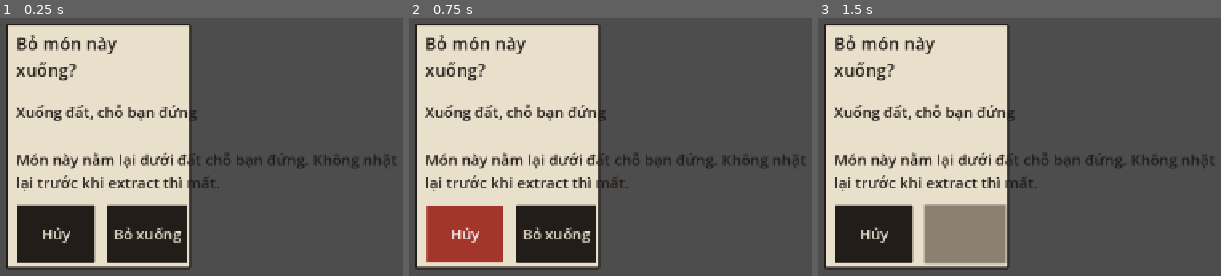
Above: before the commit, frames 1-3 (left to right).
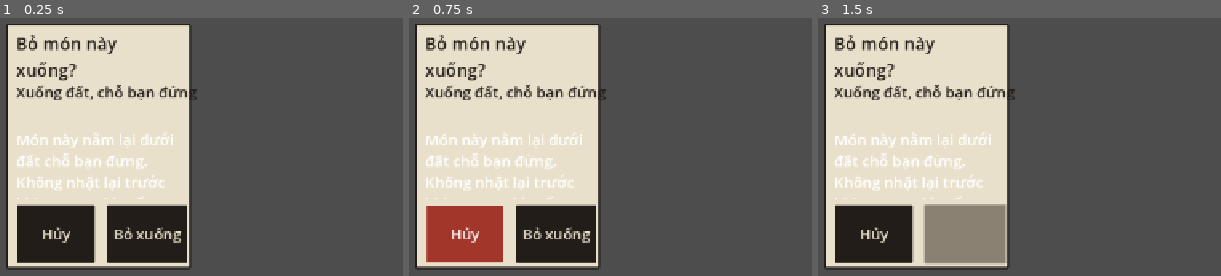
Above: after the commit, the same moments.

Repository: hieuphung41/game-shit
Game: Godot game, scene res://src/ui/confirm/inventory_confirm_panel.tscn
The game is run twice, just before and just after one commit, with the same random seed, the same clock (stepped at 60 frames per second) and the same inputs. This scene is started directly instead of the project's main scene.
Inputs:
- Up to frame 1 (0.25 s): no input
- Up to frame 2 (0.75 s): click "Hủy" at 0.5 s
- Up to frame 3 (1.5 s): click "Bỏ xuống" at 1.25 s

The runs differ from the first frame. In frame 1, 6.0% of the frame differs, in the area x 3-99%, y 25-71%; in frame 2, 6.0%; in frame 3, 6.0%.

Commit message:
WIP TASK-20261107-100 (blocked) — not reviewed

Diff:
--- a/game/i18n/strings.csv
+++ b/game/i18n/strings.csv
@@ -207,6 +207,7 @@
 INVENTORY_BUTTON_WITHDRAW,Rút
 INVENTORY_CONFIRM_TARGET_GROUND,"Xuống đất, chỗ bạn đứng"
 INVENTORY_CONFIRM_TARGET_BACKPACK,"Vào ba lô, ô có khung"
+INVENTORY_CONFIRM_TARGET_BACKPACK_ANCHOR,"Vào ba lô, ô {column},{row}"
 INVENTORY_SEAL_LABEL_UNSEALED,không niêm
 INVENTORY_SEAL_LABEL_NOT_EXTRACTED,chưa extract · vật chứng
 INVENTORY_CONFIRM_WITHDRAW_EVIDENCE_BODY,"Manifest R-17 vẫn là vật chứng: không mất hẳn, vẫn gọi được thuyền, nhưng chưa extract."
--- a/game/src/ui/common/inventory_grid_widget.gd
+++ b/game/src/ui/common/inventory_grid_widget.gd
@@ -24,6 +24,8 @@
 var touch_preview_cells: Array[Vector2i] = []
 var touch_preview_ok := false
 var touch_preview_edge_direction := Vector2i.ZERO
+var pending_source_uid := 0
+var pending_source_kind: StringName = &""
 
 var _grid: InventoryGrid
 var _cells: Dictionary = {}
@@ -90,6 +92,22 @@
 				else:
 					_record_touch_preview_edge(cell)
 	error_cells = result.blocking_cells.duplicate()
+	_render()
+
+
+## A pending O5 action leaves its source visibly distinct without mutating the
+## inventory. The owning dock clears this as soon as O5 closes or commits.
+func show_pending_source(uid: int, kind: StringName) -> void:
+	pending_source_uid = uid
+	pending_source_kind = kind
+	_render()
+
+
+func clear_pending_source() -> void:
+	if pending_source_uid == 0 and pending_source_kind.is_empty():
+		return
+	pending_source_uid = 0
+	pending_source_kind = &""
 	_render()
 
 
@@ -149,6 +167,9 @@
 			_cells[anchor] = cell
 	for item: ItemInstance in _grid.all_items():
 		_add_item(item, cell_size)
+	var pending_item := _grid.items.get(pending_source_uid) as ItemInstance
+	if pending_item != null:
+		_add_pending_source_overlay(pending_item, cell_size)
 	_add_touch_preview_edge_indicator(cell_size)
 
 
@@ -231,9 +252,70 @@
 		button.add_theme_color_override("font_color", UiTheme.STAMP_RED)
 	if grid_kind == RetrieverInventory.NOTARY_BOX:
 		button.text += "\n" + _seal_label(item.uid)
+	if item.uid == pending_source_uid:
+		button.text = _pending_source_cue() + button.text
 	button.pressed.connect(press_item.bind(item.uid))
 	add_child(button)
 	_items[item.uid] = button
+
+
+## O5 keeps the source item in place until the user confirms. A separate
+## overlay, added after item buttons, makes that pending state legible for every
+## occupied source cell instead of relying on the button's text prefix alone.
+func _add_pending_source_overlay(item: ItemInstance, cell_size: float) -> void:
+	var overlay := Control.new()
+	overlay.name = "PendingSourceOverlay_%d" % item.uid
+	overlay.position = Vector2(item.anchor.x * cell_size, item.anchor.y * cell_size)
+	var footprint := item.effective_size()
+	overlay.size = Vector2(footprint.x * cell_size, footprint.y * cell_size)
+	overlay.mouse_filter = Control.MOUSE_FILTER_IGNORE
+	for y in footprint.y:
+		for x in footprint.x:
+			var cell := Control.new()
+			cell.name = "Cell_%d_%d" % [x, y]
+			cell.position = Vector2(x * cell_size, y * cell_size)
+			cell.size = Vector2(cell_size, cell_size)
+			cell.mouse_filter = Control.MOUSE_FILTER_IGNORE
+			_add_pending_source_border(cell, cell_size)
+			var cue := Label.new()
+			cue.name = "PendingSourceCue"
+			cue.text = "↓" if pending_source_kind == &"drop" else "🔓"
+			cue.horizontal_alignment = HORIZONTAL_ALIGNMENT_CENTER
+			cue.vertical_alignment = VERTICAL_ALIGNMENT_CENTER
+			cue.size = Vector2(cell_size, cell_size)
+			cue.mouse_filter = Control.MOUSE_FILTER_IGNORE
+			cue.add_theme_font_size_override("font_size", max(24, int(28 * cell_scale)))
+			cue.add_theme_color_override("font_color", UiTheme.STAMP_RED)
+			cell.add_child(cue)
+			overlay.add_child(cell)
+	add_child(overlay)
+
+
+func _add_pending_source_border(cell: Control, cell_size: float) -> void:
+	var inset := 4.0
+	var horizontal_size := Vector2(cell_size - inset * 2.0, 24.0)
+	_add_pending_border_label(cell, "TopDottedBorder", "┄┄┄", Vector2(inset, 0), horizontal_size)
+	_add_pending_border_label(cell, "BottomDottedBorder", "┄┄┄", Vector2(inset, cell_size - 24.0), horizontal_size)
+	_add_pending_border_label(cell, "LeftDottedBorder", "·\n·\n·", Vector2(0, 18), Vector2(24, cell_size - 36.0))
+	_add_pending_border_label(cell, "RightDottedBorder", "·\n·\n·", Vector2(cell_size - 24.0, 18), Vector2(24, cell_size - 36.0))
+
+
+func _add_pending_border_label(parent: Control, node_name: String, value: String, at: Vector2, dimensions: Vector2) -> void:
+	var border := Label.new()
+	border.name = node_name
+	border.text = value
+	border.position = at
+	border.size = dimensions
+	border.horizontal_alignment = HORIZONTAL_ALIGNMENT_CENTER
+	border.vertical_alignment = VERTICAL_ALIGNMENT_CENTER
+	border.mouse_filter = Control.MOUSE_FILTER_IGNORE
+	border.add_theme_font_size_override("font_size", max(24, int(24 * cell_scale)))
+	border.add_theme_color_override("font_color", UiTheme.STAMP_RED)
+	parent.add_child(border)
+
+
+func _pending_source_cue() -> String:
+	return "┄↓ " if pending_source_kind == &"drop" else "┄🔓 "
 
 
 func _item_label(item: ItemInstance) -> String:
--- a/game/src/ui/confirm/inventory_confirm_panel.gd
+++ b/game/src/ui/confirm/inventory_confirm_panel.gd
@@ -10,6 +10,8 @@
 
 var _item: ItemInstance
 var _kind: StringName = &"drop"
+var _anchor := Vector2i.ZERO
+var _rotated := false
 var _opened_at_msec := 0
 var _confirmation_locked := false
 
@@ -19,9 +21,11 @@
 	_build()
 
 
-func configure(item: ItemInstance, kind: StringName) -> void:
+func configure(item: ItemInstance, kind: StringName, anchor: Vector2i = Vector2i.ZERO, rotated: bool = false) -> void:
 	_item = item
 	_kind = kind
+	_anchor = anchor
+	_rotated = rotated
 	if is_inside_tree():
 		_build()
 
@@ -61,29 +65,29 @@
 	var title_key: StringName = &"INVENTORY_CONFIRM_WITHDRAW_TITLE" if is_withdraw else &"INVENTORY_CONFIRM_DROP_TITLE"
 	var title := _label("Title", title_key, 28)
 	title.position = Vector2(16, 12)
-	title.size = Vector2(264, 64)
+	title.size = Vector2(264, 40)
 	title.autowrap_mode = TextServer.AUTOWRAP_WORD_SMART
 	panel.add_child(title)
 	var item_row := _static_label("ItemRow", _item_text(), 24)
-	item_row.position = Vector2(16, 80)
-	item_row.size = Vector2(264, 40)
+	item_row.position = Vector2(16, 56)
+	item_row.size = Vector2(264, 32)
 	item_row.autowrap_mode = TextServer.AUTOWRAP_WORD_SMART
 	panel.add_child(item_row)
-	var target_key: StringName = &"INVENTORY_CONFIRM_TARGET_BACKPACK" if is_withdraw else &"INVENTORY_CONFIRM_TARGET_GROUND"
-	var target := _label("TargetRow", target_key, 24)
-	target.position = Vector2(16, 124)
+	var target := _static_label("TargetRow", _target_text(is_withdraw), 24)
+	target.position = Vector2(16, 92)
 	target.size = Vector2(264, 32)
 	panel.add_child(target)
 	if is_withdraw:
 		var seal_change := _static_label("SealChange", _seal_change_text(), 24)
-		seal_change.position = Vector2(16, 156)
+		seal_change.position = Vector2(16, 128)
 		seal_change.size = Vector2(264, 32)
 		panel.add_child(seal_change)
 	var body_key := _body_key(is_withdraw)
-	var body := _label("Body", body_key, 24)
-	body.position = Vector2(16, 192)
-	body.size = Vector2(264, 88)
-	body.autowrap_mode = TextServer.AUTOWRAP_WORD_SMART
+	var body := _body_label("Body", body_key, 24)
+	# O5i reserves global y=352..464 for the complete consequence copy.
+	# The seal-change row sits above it, so withdraw does not reduce this space.
+	body.position = Vector2(16, 168)
+	body.size = Vector2(264, 112)
 	panel.add_child(body)
 	var cancel_button := _button("CancelButton", &"CONFIRM_BUTTON_CANCEL", Vector2(16, 288), Vector2(128, 96))
 	cancel_button.pressed.connect(cancel)
@@ -107,7 +111,16 @@
 	if _item == null or _item.definition == null:
 		return ""
 	var quantity := tr(&"CARD_QUANTITY_SUFFIX").format({"quantity": _item.quantity}) if _item.quantity > 1 else ""
-	return "□ " + _item.definition.localized_display_name() + quantity + " · " + tr(&"INVENTORY_FOOTPRINT_CHIP").format({"w": _item.effective_size().x, "h": _item.effective_size().y})
+	var footprint := _item.definition.size
+	if _rotated and footprint.x != footprint.y:
+		footprint = Vector2i(footprint.y, footprint.x)
+	return "□ " + _item.definition.localized_display_name() + quantity + " · " + tr(&"INVENTORY_FOOTPRINT_CHIP").format({"w": footprint.x, "h": footprint.y})
+
+
+func _target_text(is_withdraw: bool) -> String:
+	if not is_withdraw:
+		return tr(&"INVENTORY_CONFIRM_TARGET_GROUND")
+	return tr(&"INVENTORY_CONFIRM_TARGET_BACKPACK_ANCHOR").format({"column": _anchor.x + 1, "row": _anchor.y + 1})
 
 
 func _seal_change_text() -> String:
@@ -128,6 +141,20 @@
 	return _static_label(node_name, tr(key), font_size)
 
 
+## RichTextLabel does not expand to its unwrapped text minimum, so its fixed
+## O5i rect can safely accommodate the four allowed body lines.
+func _body_label(node_name: String, key: StringName, font_size: int) -> RichTextLabel:
+	var label := RichTextLabel.new()
+	label.name = node_name
+	label.text = tr(key)
+	label.fit_content = false
+	label.scroll_active = false
+	label.autowrap_mode = TextServer.AUTOWRAP_WORD_SMART
+	label.add_theme_font_size_override("normal_font_size", font_size)
+	label.mouse_filter = Control.MOUSE_FILTER_IGNORE
+	return label
+
+
 func _static_label(node_name: String, value: String, font_size: int) -> Label:
 	var label := Label.new()
 	label.name = node_name
--- a/game/src/ui/pickup/loot_cache_panel.gd
+++ b/game/src/ui/pickup/loot_cache_panel.gd
@@ -135,7 +135,8 @@
 		_show_preview(preview, target, anchor)
 		return preview
 	if _should_open_withdraw_confirmation(target):
-		_open_confirmation(&"withdraw", anchor)
+		_show_preview(preview, target, anchor)
+		_open_confirmation(&"withdraw", anchor, pending_rotated)
 		return preview
 	var result := _commit_for(target, anchor)
 	if not result.ok:
@@ -172,7 +173,11 @@
 	if not preview.ok:
 		_show_preview(preview, RetrieverInventory.BACKPACK, Vector2i.ZERO)
 		return
-	_open_confirmation(&"drop", Vector2i.ZERO)
+	var item := _selected_item()
+	if item == null:
+		return
+	_show_preview(preview, RetrieverInventory.BACKPACK, item.anchor)
+	_open_confirmation(&"drop", item.anchor, item.rotated)
 
 
 func request_withdraw() -> void:
@@ -383,7 +388,9 @@
 		return InventoryResult.failure(InventoryReason.Value.ITEM_NOT_FOUND, selected_uid)
 	var source: InventoryGrid = found.grid
 	if source.grid_kind == RetrieverInventory.NOTARY_BOX and target == RetrieverInventory.BACKPACK:
-		return inventory.preview_withdraw(selected_uid, anchor, pending_rotated) if s04_mode else InventoryResult.failure(InventoryReason.Value.WRONG_TARGET, selected_uid)
+		if not _is_withdrawing_to(target):
+			return InventoryResult.failure(InventoryReason.Value.WRONG_TARGET, selected_uid)
+		return inventory.preview_withdraw(selected_uid, anchor, pending_rotated)
 	if source.grid_kind == RetrieverInventory.BACKPACK and target == RetrieverInventory.NOTARY_BOX:
 		return inventory.preview_seal(selected_uid, anchor, pending_rotated)
 	if source.grid_kind == target:
@@ -397,6 +404,8 @@
 	var found := _find_selected()
 	if found.is_empty():
 		return InventoryResult.failure(InventoryReason.Value.ITEM_NOT_FOUND, selected_uid)
+	if found.grid.grid_kind == RetrieverInventory.NOTARY_BOX and target == RetrieverInventory.BACKPACK:
+		return InventoryResult.failure(InventoryReason.Value.WRONG_TARGET, selected_uid)
 	if found.grid.grid_kind == RetrieverInventory.BACKPACK and target == RetrieverInventory.NOTARY_BOX:
 		return inventory.commit_seal(selected_uid, anchor, pending_rotated)
 	return inventory.commit_move(selected_uid, target, anchor, pending_rotated)
@@ -547,7 +556,7 @@
 
 
 func _is_withdrawing_to(target: StringName) -> bool:
-	if target != RetrieverInventory.BACKPACK or not s04_mode or session != Session.VIEW:
+	if target != RetrieverInventory.BACKPACK or not s04_mode or session != Session.VIEW or not _withdraw_targeting:
 		return false
 	var found := _find_selected()
 	return not found.is_empty() and found.grid.grid_kind == RetrieverInventory.NOTARY_BOX
@@ -573,20 +582,21 @@
 	return "⊘ 🔒 " + label if no_fit else label
 
 
-func _open_confirmation(kind: StringName, anchor: Vector2i) -> void:
+func _open_confirmation(kind: StringName, anchor: Vector2i, rotated: bool) -> void:
 	var item := _selected_item()
 	if item == null:
 		return
-	_pending_confirmation = {"kind": kind, "uid": item.uid, "anchor": anchor, "rotated": pending_rotated}
+	_pending_confirmation = {"kind": kind, "uid": item.uid, "anchor": anchor, "rotated": rotated}
 	_confirmation = INVENTORY_CONFIRM_SCENE.instantiate() as InventoryConfirmPanel
 	if _confirmation == null:
 		_pending_confirmation.clear()
 		return
 	_confirmation.name = "InventoryConfirm"
-	_confirmation.configure(item, kind)
+	_confirmation.configure(item, kind, anchor, rotated)
 	_confirmation.accepted.connect(_commit_confirmation)
 	_confirmation.cancelled.connect(_cancel_confirmation)
 	add_child(_confirmation)
+	_pending_source_widget(kind).show_pending_source(item.uid, kind)
 	_refresh_s04_controls(item)
 
 
@@ -597,6 +607,7 @@
 	_confirmation = null
 	_pending_confirmation.clear()
 	_withdraw_targeting = false
+	_clear_pending_confirmation_presentation()
 	_refresh_grid_markers()
 
 
@@ -612,6 +623,7 @@
 	_confirmation = null
 	_pending_confirmation.clear()
 	_withdraw_targeting = false
+	_clear_pending_confirmation_presentation()
 	if not result.ok:
 		_show_preview(result, RetrieverInventory.BACKPACK, anchor)
 		return
@@ -622,6 +634,17 @@
 	selected_uid = 0
 	pending_rotated = false
 	_refresh_grid_markers()
+
+
+func _pending_source_widget(kind: StringName) -> InventoryGridWidget:
+	return _notary_box if kind == &"withdraw" else _backpack
+
+
+func _clear_pending_confirmation_presentation() -> void:
+	if _backpack != null:
+		_backpack.clear_pending_source()
+	if _notary_box != null:
+		_notary_box.clear_pending_source()
 
 
 func _label(node_name: String, key: StringName, font_size: int) -> Label:
--- a/game/tests/unit/test_ui_notary_s04.gd
+++ b/game/tests/unit/test_ui_notary_s04.gd
@@ -24,6 +24,19 @@
 	var preview := panel.release_cell(RetrieverInventory.BACKPACK, Vector2i(0, 0))
 	t.ok(preview.ok, "withdraw target previews through RetrieverInventory")
 	t.ok(panel._confirmation != null, "release opens O5i instead of committing withdraw")
+	var backpack_preview := panel.get_node("LootGridPanel/Backpack") as InventoryGridWidget
+	t.eq(backpack_preview.touch_preview_cells, [Vector2i(0, 0), Vector2i(0, 1)], "withdraw O5i keeps the selected backpack footprint preview visible")
+	t.ok(backpack_preview.touch_preview_ok, "withdraw O5i keeps its destination preview valid")
+	t.ok((panel.get_node("LootGridPanel/NotaryBox/Item_%d" % remedy.uid) as Button).text.begins_with("┄🔓"), "withdraw O5i marks the sealed source as pending")
+	var withdraw_source_overlay := panel.get_node("LootGridPanel/NotaryBox/PendingSourceOverlay_%d" % remedy.uid) as Control
+	t.ok(withdraw_source_overlay != null, "withdraw O5i draws a source footprint overlay above the sealed item")
+	var withdraw_source_cell := withdraw_source_overlay.get_node("Cell_0_0") as Control
+	t.ok((withdraw_source_cell.get_node("TopDottedBorder") as Label).text.contains("┄"), "withdraw source has a visible dotted border")
+	t.eq((withdraw_source_cell.get_node("PendingSourceCue") as Label).text, "🔓", "withdraw source shows the unlock cue above its item button")
+	var withdraw_target := panel._confirmation.get_node("InventoryConfirmPanel/TargetRow") as Label
+	t.eq(withdraw_target.text, tr("INVENTORY_CONFIRM_TARGET_BACKPACK_ANCHOR").format({"column": 1, "row": 1}), "withdraw O5i names the selected backpack anchor")
+	var withdraw_body := panel._confirmation.get_node("InventoryConfirmPanel/Body") as Control
+	t.eq(withdraw_body.get_global_rect(), Rect2(328, 352, 264, 112), "withdraw O5i reserves the required complete consequence-copy region")
 	t.eq(inventory.snapshot(), before, "opening O5i keeps the fixture snapshot")
 	panel._confirmation._opened_at_msec = -1000
 	(panel._confirmation.get_node("InventoryConfirmPanel/AcceptButton") as Button).pressed.emit()
@@ -102,6 +115,18 @@
 	panel._on_item_pressed(cargo.uid)
 	panel.request_drop()
 	t.ok(panel._confirmation != null, "drop needs O5i")
+	var drop_preview := panel.get_node("LootGridPanel/Backpack") as InventoryGridWidget
+	t.eq(drop_preview.touch_preview_cells, [Vector2i(0, 0), Vector2i(1, 0), Vector2i(0, 1), Vector2i(1, 1)], "drop O5i keeps the source footprint preview visible")
+	t.ok(drop_preview.touch_preview_ok, "drop O5i keeps its source preview valid")
+	t.ok((panel.get_node("LootGridPanel/Backpack/Item_%d" % cargo.uid) as Button).text.begins_with("┄↓"), "drop O5i marks the source with the dotted ground cue")
+	var drop_source_overlay := panel.get_node("LootGridPanel/Backpack/PendingSourceOverlay_%d" % cargo.uid) as Control
+	t.ok(drop_source_overlay != null, "drop O5i draws the source footprint overlay above cargo")
+	for cell_name: String in ["Cell_0_0", "Cell_1_0", "Cell_0_1", "Cell_1_1"]:
+		var source_cell := drop_source_overlay.get_node(cell_name) as Control
+		t.ok((source_cell.get_node("TopDottedBorder") as Label).text.contains("┄"), "each cargo source cell has a dotted pending border")
+		t.eq((source_cell.get_node("PendingSourceCue") as Label).text, "↓", "each cargo source cell shows the ground-drop arrow")
+	var drop_body := panel._confirmation.get_node("InventoryConfirmPanel/Body") as Control
+	t.eq(drop_body.get_global_rect(), Rect2(328, 352, 264, 112), "drop O5i reserves the required complete consequence-copy region")
 	t.eq(drops.size(), 0, "world drop signal waits for confirmation")
 	panel._confirmation._opened_at_msec = -1000
 	(panel._confirmation.get_node("InventoryConfirmPanel/AcceptButton") as Button).pressed.emit()
@@ -176,7 +201,13 @@
 	var remedy := inventory.notary_box.items[1] as ItemInstance
 	var manifest := inventory.notary_box.items[2] as ItemInstance
 	panel._on_item_pressed(remedy.uid)
-	t.ok(panel.release_cell(RetrieverInventory.BACKPACK, Vector2i(0, 0)).ok, "withdraw opens from a valid preview")
+	var before_direct_target := inventory.snapshot()
+	var direct_target := panel.release_cell(RetrieverInventory.BACKPACK, Vector2i(0, 0))
+	t.ok(not direct_target.ok, "a backpack target is inert until the player presses Withdraw")
+	t.ok(panel._confirmation == null, "a direct backpack target before Withdraw opens no O5i")
+	t.eq(inventory.snapshot(), before_direct_target, "a direct backpack target before Withdraw preserves the inventory snapshot")
+	panel.request_withdraw()
+	t.ok(panel.release_cell(RetrieverInventory.BACKPACK, Vector2i(0, 0)).ok, "Withdraw then a valid backpack target opens its confirmation preview")
 	await t.tree.process_frame
 	var confirmation := panel._confirmation
 	t.ok(confirmation != null, "withdraw is pending in O5i")
